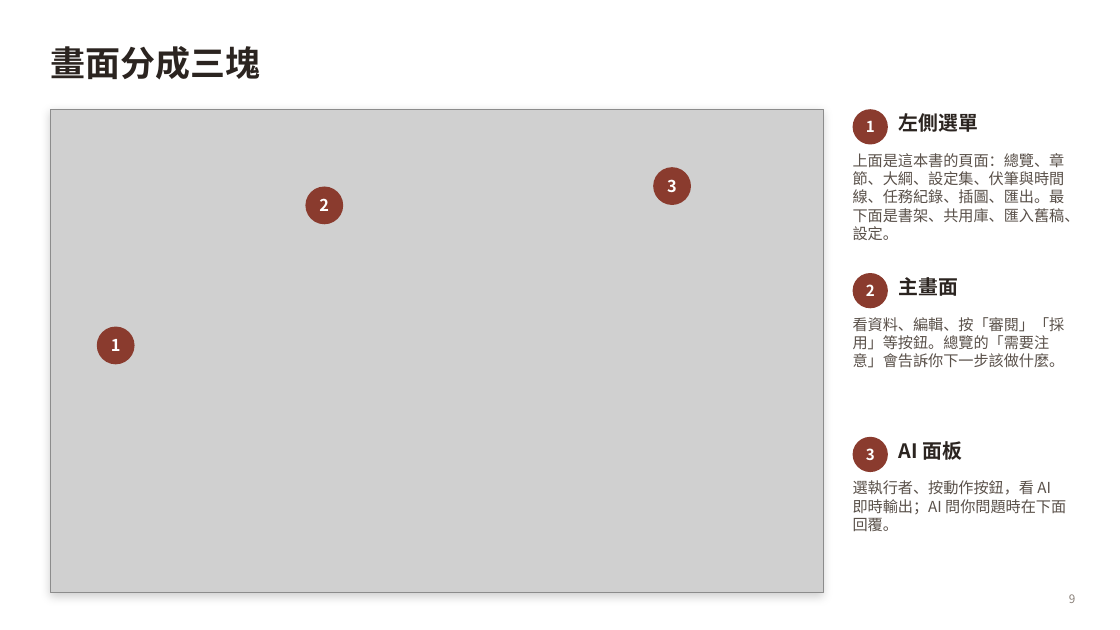
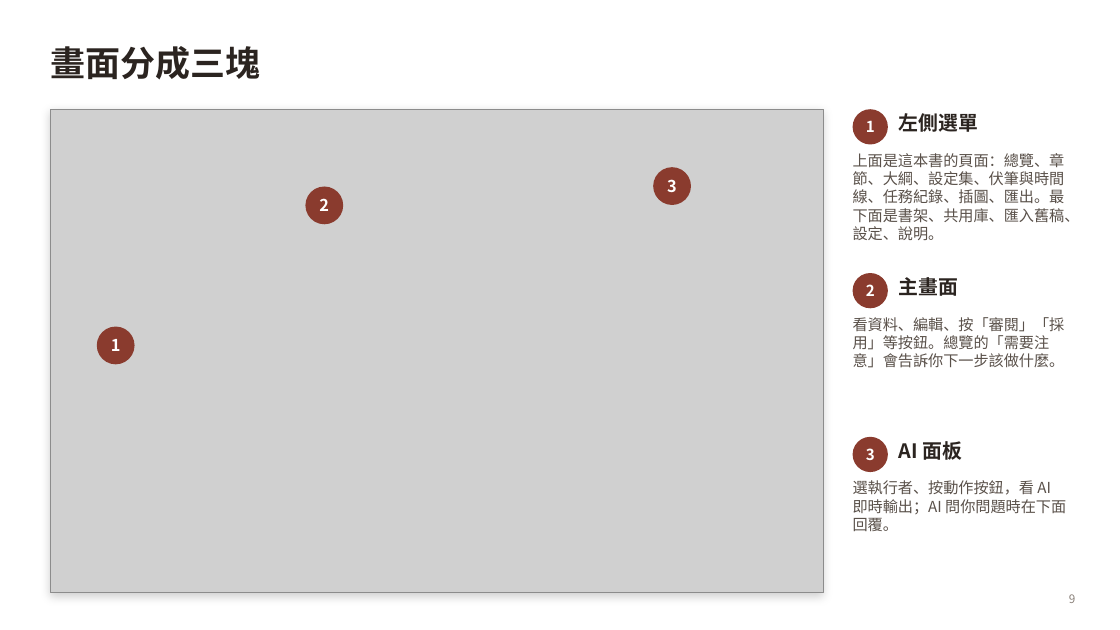
Before and after one commit to yamasoo/novel-studio, a slide deck: slide 9 of demo/小說工作台_新手教學.pptx. Drawn at 1120x630 pixels with LibreOffice and Linux fonts; fonts in the diff are those of the drawing; grey boxes stand for pictures. Boxes give left, top, right and bottom in pixels: in the first picture for what was removed or moved away, otherwise in the second. Text is boxed around its words. In the diff, an @@ line names an element or a change of style, - is before the commit and + after.

```diff
--- a/demo/小說工作台_新手教學.pptx
+++ b/demo/小說工作台_新手教學.pptx
@@ text at [853,153,1080,240]: text changed @@
-上面是這本書的頁面：總覽、章節、大綱、設定集、伏筆與時間線、任務紀錄、插圖、匯出。最下面是書架、共用庫、匯入舊稿、設定。
+上面是這本書的頁面：總覽、章節、大綱、設定集、伏筆與時間線、任務紀錄、插圖、匯出。最下面是書架、共用庫、匯入舊稿、設定、說明。
```
Also in this commit, not shown: 11 other slides changed, 3 slides added.
